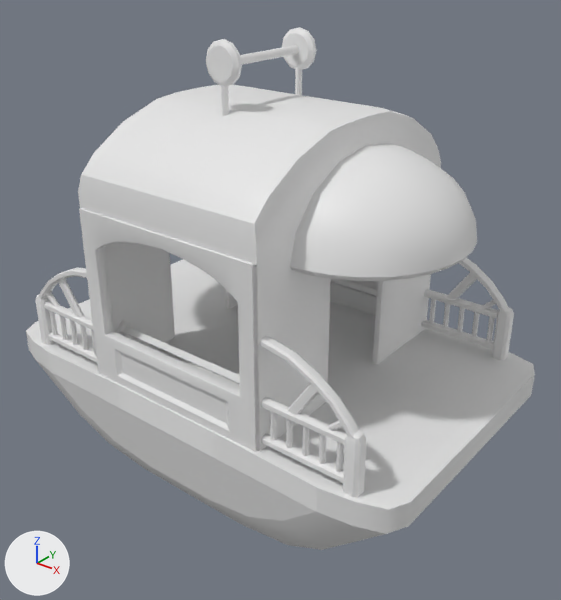
The FBX model Assets/3D_Assets/Enviro/Meshes/téléphérique_petit.fbx: old version first, new version second.
One viewpoint serves both versions: a 50 mm camera at (11.3, -15.56, 12.48) aimed at (0.33, -1.84, 3.98). Every picture has the same lights, and +X, +Y and +Z are marked at lower left. Where no turn or scale is listed for an object, it has been applied to the vertices.
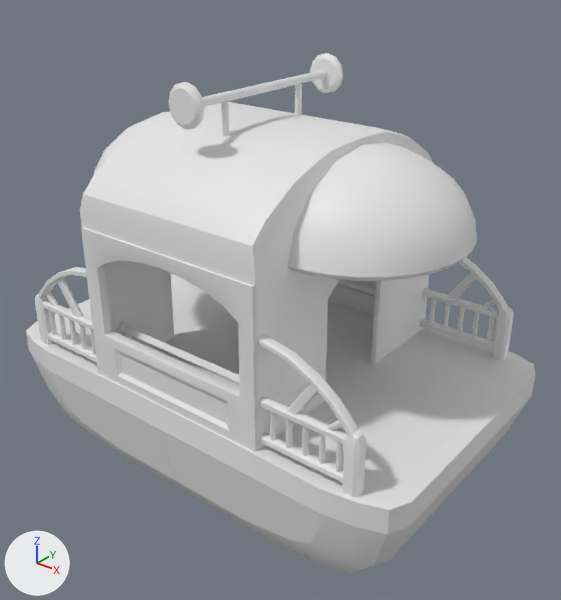
The newer file is also turned or shifted as a whole; pictures and numbers use the older file's frame.

Boxes [x1, y1, x2, y2] around the edits, measured in the pictures (561 x 600 px; the box of a moved part takes in the faces that stretch with it):
'Cube.009', reshaped: before [26, 259, 535, 550]; after [26, 273, 535, 573]
'Cube.007', reshaped: before [78, 85, 441, 452]; after [80, 102, 433, 451]
'Cube.006', reshaped: before [79, 208, 378, 452]; after [81, 227, 429, 452]
'Cylinder.002', reshaped (56% wider, 30% taller): before [206, 27, 317, 86]; after [169, 53, 343, 130]
'Cube.005', moved: before [221, 68, 302, 116]; after [221, 84, 302, 137]
part 2 of me_cube_015, moved or reshaped: before [79, 208, 257, 303]; after [81, 227, 255, 323]
part 4 of me_cylinder_002, moved or reshaped: before [222, 39, 242, 85]; after [184, 82, 204, 128]
part 5 of me_cylinder_002, moved or reshaped: before [206, 39, 239, 86]; after [169, 82, 202, 130]
part 6 of me_cylinder_002, moved or reshaped: before [240, 45, 299, 65]; after [202, 70, 327, 107]
part 7 of me_cylinder_002, moved or reshaped: before [298, 27, 317, 69]; after [326, 53, 343, 92]
part 8 of me_cylinder_002, moved or reshaped: before [282, 28, 314, 70]; after [310, 54, 342, 93]

Diff of the bpy script that builds the scene:
```diff
--- a/Assets/3D_Assets/Enviro/Meshes/téléphérique_petit.fbx.py
+++ b/Assets/3D_Assets/Enviro/Meshes/téléphérique_petit.fbx.py
@@ me_cube_018 @@
 # used by ob_cube_009; location = (4.48, -1.69, 1.72)
-me_cube_018.from_pydata(...)  # 104 vertices, 92 faces; spans x -10.67..1.38, y -3.82..3.79, z -2.37..0.68
+me_cube_018.from_pydata(...)  # 129 vertices, 111 faces; spans x -10.67..1.4, y -3.82..3.73, z -2.37..0.68
+# me_cube_018 part 1: 92 vertices removed from x -9.83..1.38, y -3.82..3.79, z -2.37..0.68; 117 vertices added at x -10.2..1.4, y -3.82..3.73, z -2.37..0.68
@@ me_cylinder_002 @@
 me_cylinder_002.from_pydata(...)  # 144 vertices, 124 faces; spans x -0.48..0.48, y -2.74..0.13, z -0.48..0.48
 # used by ob_cylinder_002; location = (-0.23, -0.46, 9.82)
+# me_cylinder_002 part 4: all 24 vertices in x -0.48..0.48, y -2.65..-2.56, z -0.48..0.48 are moved by (-0.01, -1.15, -0.71)
+# me_cylinder_002 part 5: all 12 vertices in x -0.38..0.37, y -2.74..-2.73, z -0.38..0.38 are moved by (-0.01, -1.14, -0.71)
+# me_cylinder_002 part 6: all 24 vertices in x -0.09..0.11, y -1.32..-1.28, z -0.1..0.1 are moved by (-0.01, 0.04, -0.71)
+# me_cylinder_002 part 7: all 24 vertices in x -0.48..0.48, y 0.04..0.13, z -0.48..0.48 are moved by (-0.01, 1.15, -0.71)
+# me_cylinder_002 part 8: all 36 vertices in x -0.48..0.48, y -0.13..-0.04, z -0.48..0.48 are moved by (-0.01, 1.16, -0.71)
@@ me_cube_015 @@
 me_cube_015.from_pydata(...)  # 304 vertices, 304 faces; spans x -2.55..2.56, y -3.63..3.63, z -2.05..2.6
 # used by ob_cube_006; location = (-0.07, -1.76, 4.11)
+# me_cube_015 part 2: all 96 vertices in x -2.55..2.56, y -3.63..-3.34, z 1.69..2.6 are moved by (-0.01, 0.0, -0.45)
@@ me_cube_016 @@
 # used by ob_cube_007; location = (2.72, -1.76, 4.97)
-me_cube_016.from_pydata(...)  # 424 vertices, 400 faces; spans x -5.39..-0.18, y -3.57..3.57, z -2.6..3.9
+me_cube_016.from_pydata(...)  # 424 vertices, 400 faces; spans x -5.41..-0.23, y -3.57..3.57, z -2.6..3.44
+# me_cube_016 part 3: 424 of 424 vertices moved; they spanned x -5.39..-0.18, y -3.57..3.57, z -2.6..3.9 and now span x -5.41..-0.23, y -3.57..3.57, z -2.6..3.44; mean shift (-0.04, 0.0, -0.35); largest move (-0.18, -3.11, 1.23) -> (-0.23, -3.11, 0.77)
@@ ob_cube_005 @@
 ob_cube_005 = bpy.data.objects.new('Cube.005', me_cube_014)
-ob_cube_005.location = (-0.22, -0.49, 9.28)
+ob_cube_005.location = (-0.23, -0.49, 8.75)
```
